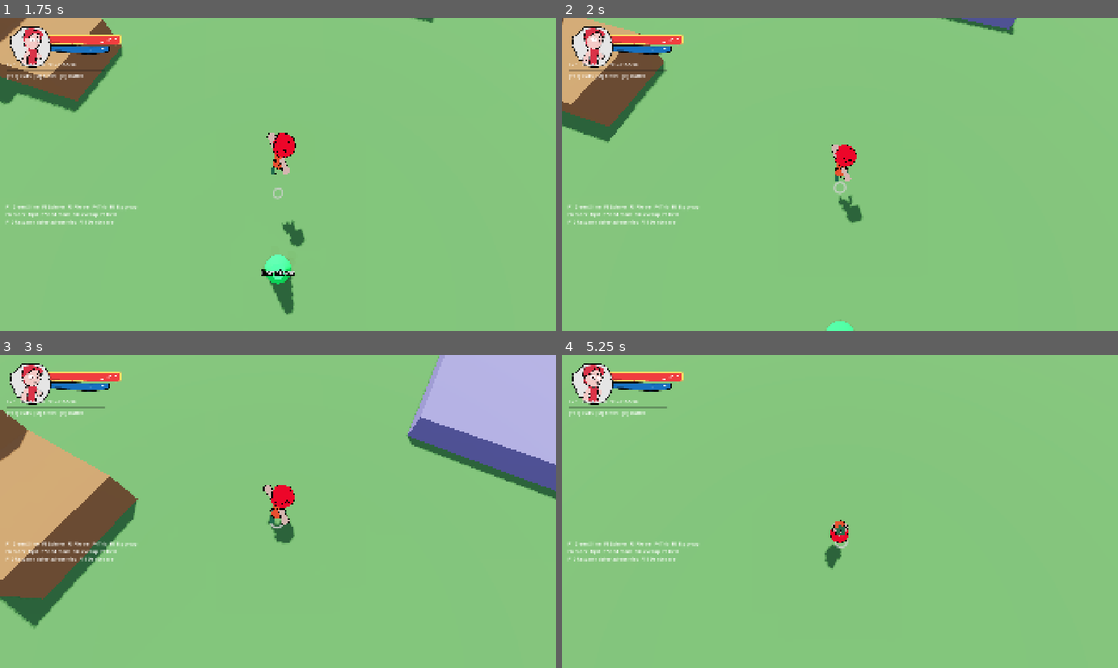
Above: before the commit, frames 1-4 (two rows, left to right).
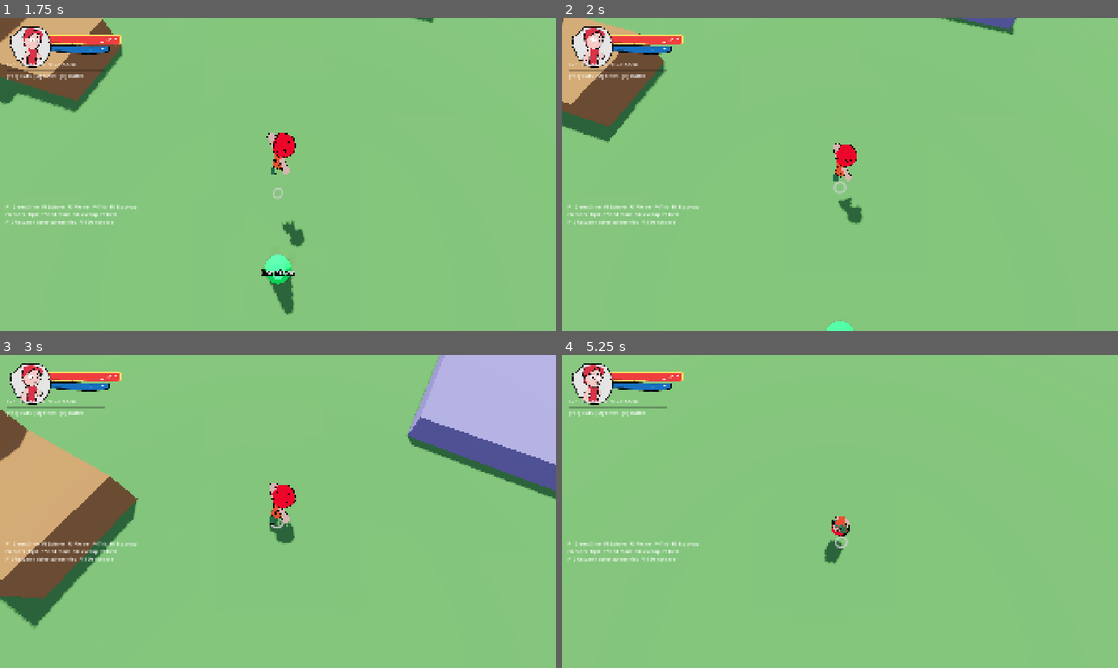
Above: after the commit, the same moments.

Repository: doggoanim/Krits
Game: Godot game, scene res://ui/main_menu.tscn
Two runs of this game, one before a commit and one after it. Both use one fixed random seed, a clock stepped at 60 frames per second and the inputs below.
Inputs (mouse positions are in pixels of both pictures, inside the frame that each line leads up to):
- Up to frame 1 (1.75 s): click "New Game" at 0.5 s; tap Enter at 1.25 s; move the mouse to (305, 174) at 1.27 s; hold W (move_forward) from 1.28 s (still down); tap Space (jump) at 1.35, 1.52 s
- Up to frame 2 (2 s): keep holding W (move_forward); tap Space (jump) at 1.82 s
- Up to frame 3 (3 s): keep holding W (move_forward); move the mouse to (250, 511) at 2.02 s; tap Ctrl (crouch_pound) at 2.1 s; tap Space (jump) at 2.27, 2.3, 2.57 s; move the mouse to (289, 505) at 2.77 s; tap E (interact) at 2.85 s
- Up to frame 4 (5.25 s): keep holding W (move_forward); tap Space (jump) at 3.05, 3.77, 3.8, 4.07, 4.35, 4.52, 4.82 s; move the mouse to (834, 517) at 3.52 s; tap Shift (roll_dive) at 3.6 s; move the mouse to (878, 514) at 4.27 s; move the mouse to (795, 508) at 5.02 s; tap Ctrl (crouch_pound) at 5.1 s

Frame 1 is identical in both runs. In frame 2, 0.2% of the frame differs, in the area x 48-54%, y 40-66%; in frame 3, 0.2%; in frame 4, 0.3%, in the area x 47-52%, y 51-68%.

Commit message:
Fix jump-start pose restarting every frame: track our own last-played clip
The diagnostic logging nailed it: one physics tick after force-starting
jump_start2, the very next play() call read _anim.current_animation back
as empty and is_playing() as false — well before the clip could have
actually finished. Calling play() from _physics_process and reading
those AnimationPlayer properties back the same way isn't reliable here,
so the dedupe never saw the pose as "already playing" and restarted it
from frame 0 on every single physics frame, which is exactly the
"snaps back and replays" symptom reported.

play() now tracks what it last told the AnimationPlayer to play in its
own _last_played_anim var and dedupes against that instead — nothing
else touches this particular AnimationPlayer, so it's authoritative
regardless of whatever ordering quirk made current_animation/is_playing()
unreliable to read back synchronously.

Also removes the now-answered start_jump() diagnostic print (confirmed
it only fires once per jump, as expected).

Diff:
--- a/player/player.gd
+++ b/player/player.gd
@@ -188,7 +188,6 @@
 		jump_buffer_t = 0.0
 		print("[JumpDebug] start_jump() suppressed: standing in slime")
 		return
-	print("[JumpDebug] start_jump() called from state '%s' (was_on_floor=%s)" % [machine.current_name, is_on_floor()])
 	velocity.y = vel
 	coyote = 0.0
 	jump_buffer_t = 0.0
--- a/player/player_visual.gd
+++ b/player/player_visual.gd
@@ -55,6 +55,9 @@
 var _hold_t := 0.0       ## >0 while a one-off reaction pose must not be interrupted
 var _held_anim := &""    ## the anim play_hold() is currently protecting
 var _jump_start_anim: StringName = ANIM_JUMP_START_VARIANTS[0]   ## this jump's picked pose
+## What play() itself last told _anim to play — tracked independently of
+## _anim.current_animation/is_playing() (see play()'s dedupe for why).
+var _last_played_anim: StringName = &""
 var _slimed := false     ## standing in a slime puddle — tints the character green (see set_slimed)
 
 const SLIME_TINT_COLOR := Color(0x5A / 255.0, 0x8B / 255.0, 0x2F / 255.0)
@@ -152,13 +155,17 @@
 ## `force` skips the "already playing this clip" dedupe below — play_hold()
 ## needs it (see there); a state's regular per-frame play() calls don't, since
 ## skipping a no-op restart there is the whole point of that dedupe.
-## Deliberately does NOT require is_playing() to still be true for the dedupe
-## to count: a non-looping clip (anything not in LOOPING_ANIMS) naturally
-## stops once it reaches its last frame while current_animation stays set to
-## it, and a state driver that keeps calling play(anim_name) every frame
-## (AirState's jump-start pose, say) should see that as "already showing the
-## right pose" and leave it holding its last frame — not restart it from the
-## beginning every single frame forever.
+## Deliberately checks our own _last_played_anim rather than asking the
+## AnimationPlayer itself (current_animation / is_playing()) whether this
+## clip is already running: calling play() from _physics_process and reading
+## those properties back the same way turned out to be unreliable here (one
+## physics tick after force-starting a clip, current_animation/is_playing()
+## could already read back empty/false again, well before the clip had
+## actually finished) — which made every non-looping pose (a jump-start, say)
+## restart from frame 0 on the very next physics frame instead of holding its
+## last frame, since the dedupe never saw it as "already playing". Tracking
+## what we ourselves last told it to play sidesteps that entirely — nothing
+## else in this class touches this AnimationPlayer, so this is authoritative.
 func play(anim_name: StringName, blend := 0.15, speed := 1.0, force := false) -> void:
 	if _hold_t > 0.0 and anim_name != _held_anim:
 		return
@@ -167,10 +174,9 @@
 	if not _anim.has_animation(anim_name):
 		push_warning("PlayerVisual.play(): no clip named '%s' in this model" % anim_name)
 		return
-	if not force and _anim.current_animation == anim_name:
-		return
-	print("[JumpDebug] (re)starting clip '%s' (was '%s', force=%s, is_playing=%s)" %
-			[anim_name, _anim.current_animation, force, _anim.is_playing()])
+	if not force and _last_played_anim == anim_name:
+		return
+	_last_played_anim = anim_name
 	_anim.play(anim_name, blend, speed, speed < 0.0)
 
 func flash() -> void:
